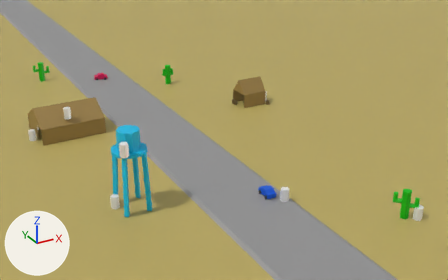
Before and after pictures for a commit that changed the OBJ model assets/desertmap.obj.
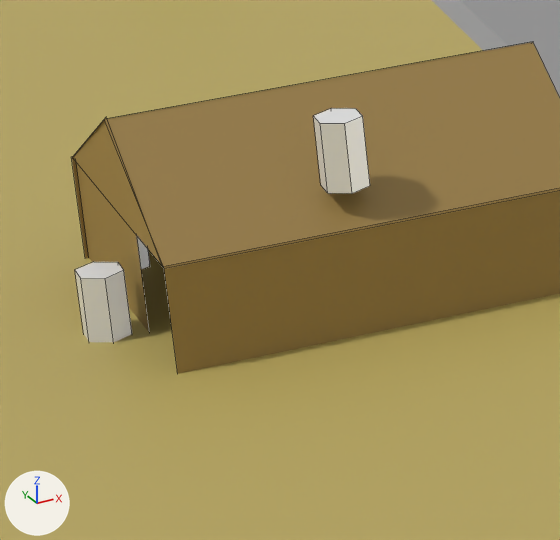
The first picture shows the older version from a 50 mm lens placed at (-64.0, -216.0, 66.0), pointed at (5.0, -91.0, 4.0). The close-ups show both versions on the part from 4% to 22% of the width and 32% to 61% of the height of that picture; other places that the commit changed are outside them. Every picture has the same lights, and +X, +Y and +Z are marked at lower left. The close-ups show mesh edges as thin lines. Where no turn or scale is listed for an object, it has been applied to the vertices.
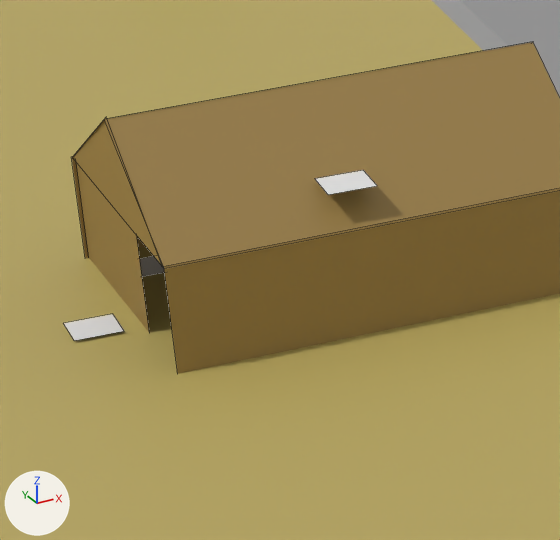
What changed in the scene script:
```text
Add mat_enemyspawn:
    mat_enemyspawn = principled_material('EnemySpawn')
    mat_enemyspawn.base_color = (0.8, 0.8, 0.8)  # white #e7e7e7
    mat_enemyspawn.roughness = 0.526
Add me_plane_009:
    me_plane_009.from_pydata([(-25.38, -56.39, 2.74), (-23.38, -56.39, 2.74), (-23.38, -54.39, 2.74), (-25.38, -54.39, 2.74)], [], [(0, 1, 2, 3)])
    me_plane_009.materials.append(mat_enemyspawn)  # white #e7e7e7
Add me_plane_008:
    me_plane_008.from_pydata([(-35.18, -51.96, -3.29), (-33.18, -51.96, -3.29), (-33.18, -49.96, -3.29), (-35.18, -49.96, -3.29)], [], [(0, 1, 2, 3)])
    me_plane_008.materials.append(mat_enemyspawn)  # white #e7e7e7
Add me_plane_007:
    me_plane_007.from_pydata([(-31.73, -46.55, -3.29), (-29.73, -46.55, -3.29), (-29.73, -44.55, -3.29), (-31.73, -44.55, -3.29)], [], [(0, 1, 2, 3)])
    me_plane_007.materials.append(mat_enemyspawn)  # white #e7e7e7
Remove ob_cylinder_007:
    ob_cylinder_007 = bpy.data.objects.new('Cylinder.007', me_cylinder_007)
    ob_cylinder_007.location = (0.0, 0.0, 0.0)
Remove ob_cylinder_011:
    ob_cylinder_011 = bpy.data.objects.new('Cylinder.011', me_cylinder_011)
    ob_cylinder_011.location = (0.0, 0.0, 0.0)
Remove ob_cylinder_014:
    ob_cylinder_014 = bpy.data.objects.new('Cylinder.014', me_cylinder_014)
    ob_cylinder_014.location = (0.0, 0.0, 0.0)
Add ob_plane_009:
    ob_plane_009 = bpy.data.objects.new('Plane.009', me_plane_009)
    ob_plane_009.location = (0.0, 0.0, 0.0)
Add ob_plane_008:
    ob_plane_008 = bpy.data.objects.new('Plane.008', me_plane_008)
    ob_plane_008.location = (0.0, 0.0, 0.0)
Add ob_plane_007:
    ob_plane_007 = bpy.data.objects.new('Plane.007', me_plane_007)
    ob_plane_007.location = (0.0, 0.0, 0.0)
```

Changed parts and their boxes [x1, y1, x2, y2] in the close-ups (560 x 540 px):
'Cylinder.014', deleted
    before: [313, 108, 370, 194]
'Cylinder.011', deleted
    before: [75, 262, 132, 342]
'Plane.008', added
    after: [63, 314, 124, 341]
'Plane.009', added
    after: [315, 170, 377, 195]
'Plane.007', added
    after: [140, 256, 165, 277]
'Cylinder.007', deleted
    before: [137, 236, 150, 269]
